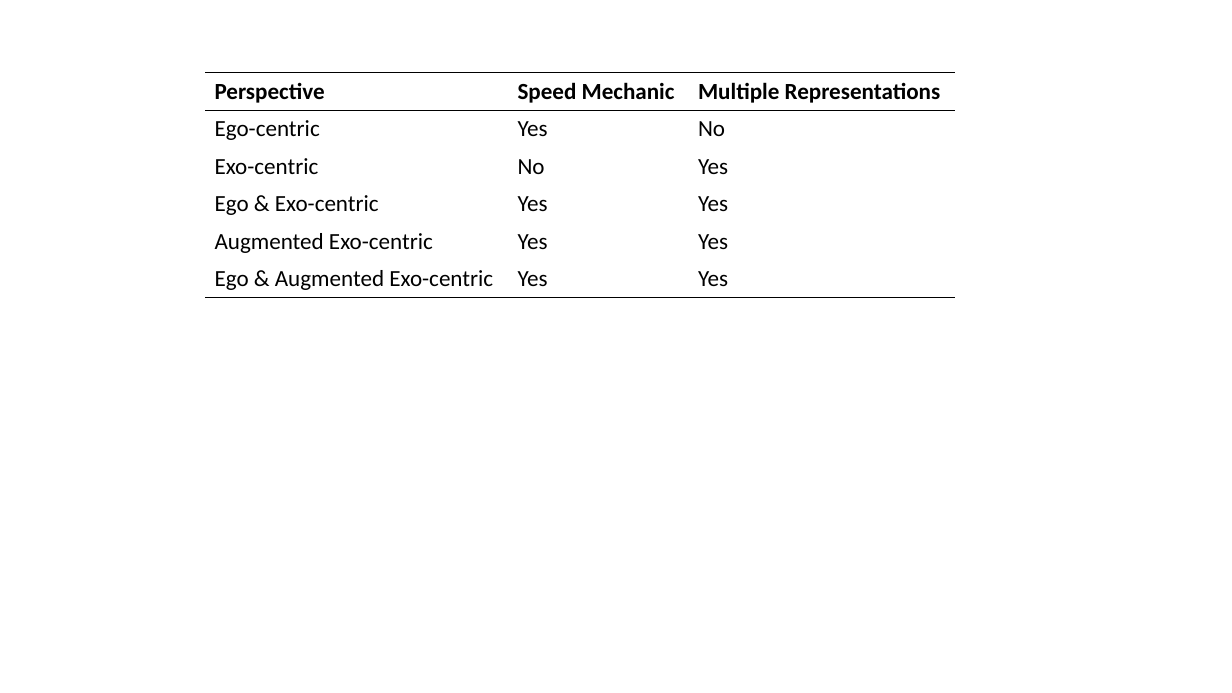
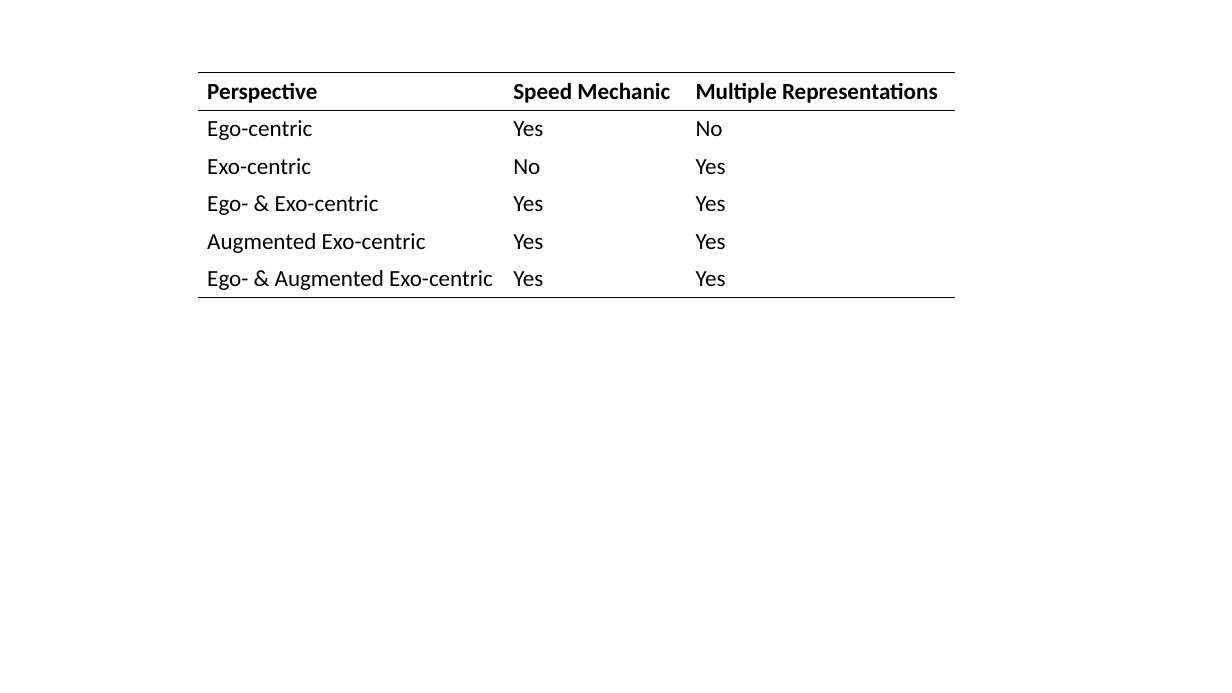
Before and after one commit to stefanfeyer/masters__thesis, a slide deck: slide 4 of figures/thesis_renderer.pptx. Drawn at 1232x693 pixels with LibreOffice and Linux fonts; fonts in the diff are those of the drawing. Boxes give left, top, right and bottom in pixels: in the first picture for what was removed or moved away, otherwise in the second. Text is boxed around its words. In the diff, an @@ line names an element or a change of style, - is before the commit and + after.

```diff
--- a/figures/thesis_renderer.pptx
+++ b/figures/thesis_renderer.pptx
@@ table at (x1=198, y1=73, x2=954, y2=298) @@
-row 4, column 1: Ego & Exo-centric
+row 4, column 1: Ego- & Exo-centric
-row 6, column 1: Ego & Augmented Exo-centric
+row 6, column 1: Ego- & Augmented Exo-centric
@@ table resized from (x1=205, y1=73, x2=955, y2=298) to (x1=198, y1=73, x2=954, y2=298) @@
```
Also in this commit, not shown: 9 other slides changed, 5 slides added, 44 other files.
